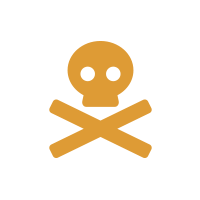
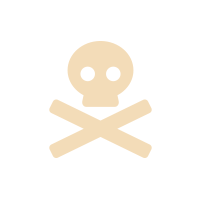
Layered file, before and after one edit (200x200). Changes by layer:
added layer "Color Fill 2 copy" (35%) above "Color Fill 2" over [49, 41, 152, 158]
hid "Color Fill 2" over [49, 41, 152, 158]
